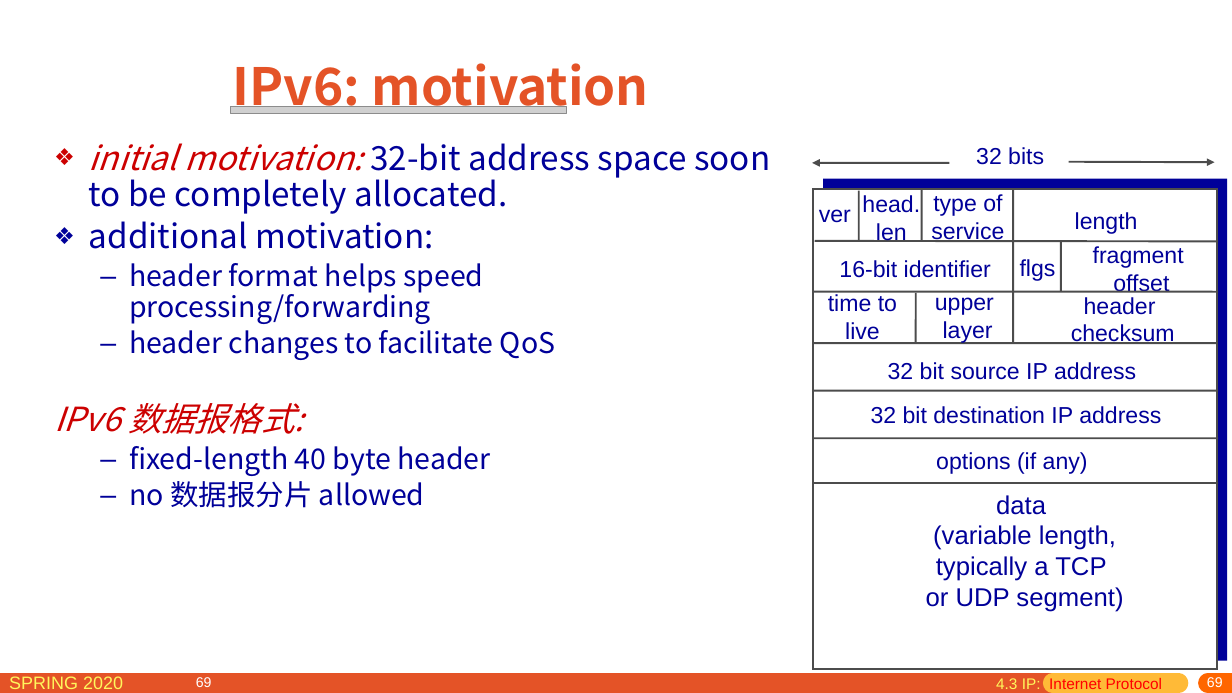
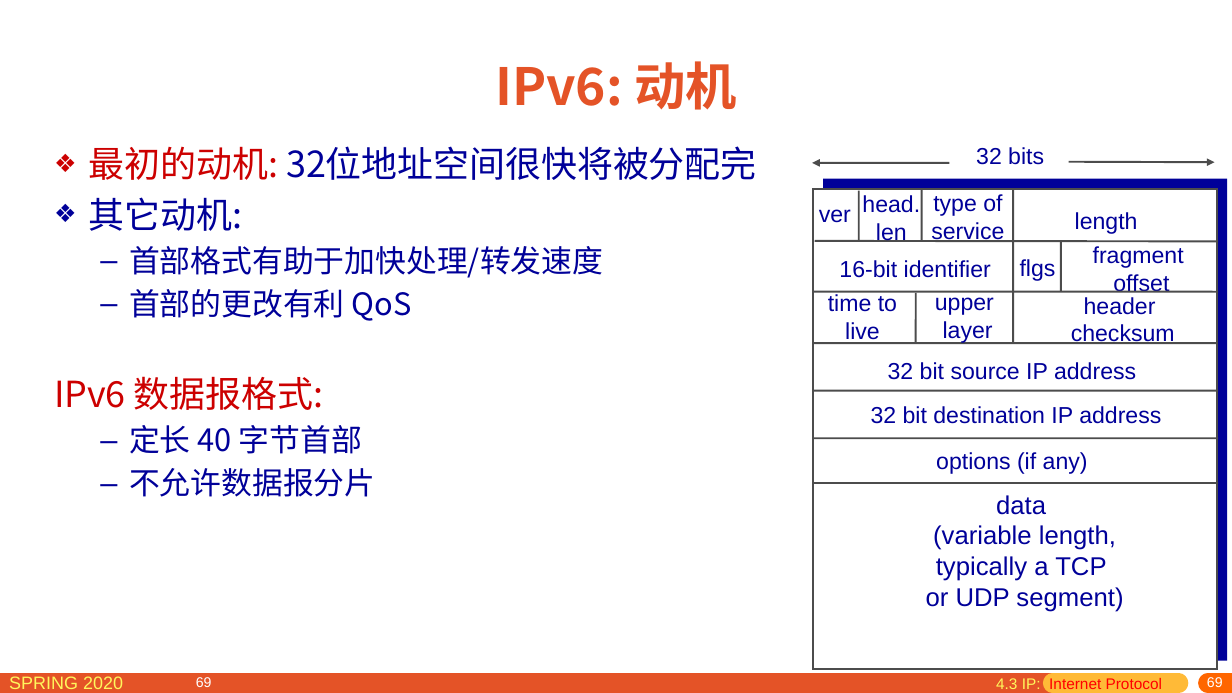
Before and after one commit to network-distributed/presentations, a slide deck: slide 69 of chapter4_cn.pptx. Drawn at 1232x693 pixels with LibreOffice and Linux fonts; fonts in the diff are those of the drawing; grey boxes stand for pictures. Boxes give left, top, right and bottom in pixels: in the first picture for what was removed or moved away, otherwise in the second. Text is boxed around its words. In the diff, an @@ line names an element or a change of style, - is before the commit and + after.

```diff
--- a/chapter4_cn.pptx
+++ b/chapter4_cn.pptx
@@ title at box(495, 61, 737, 110): text changed @@
-IPv6: motivation
+IPv6: 动机
@@ picture removed at box(230, 106, 567, 114) @@
@@ text at box(89, 146, 756, 321): text changed; size 25.9 to 24 pt @@
-❖ initial motivation: 32-bit address space soon to be completely allocated.
-❖ additional motivation:
-  – header format helps speed processing/forwarding
-  – header changes to facilitate QoS
+❖ 最初的动机: 32位地址空间很快将被分配完
+❖ 其它动机:
+  – 首部格式有助于加快处理/转发速度
+  – 首部的更改有利 QoS
@@ text at box(54, 376, 323, 410): size 25.9 to 28 pt, italic off in "IPv6 数据报格式:"; line spacing 0.9 to 1 @@
@@ text at box(129, 425, 375, 497): text changed; size 22.2 to 24 pt @@
-  – fixed-length 40 byte header
-  – no 数据报分片 allowed
+  – 定长 40 字节首部
+  – 不允许数据报分片
```
Also in this commit, not shown: 26 other slides changed, 6 slides added, 6 slides removed, 1 other file.
